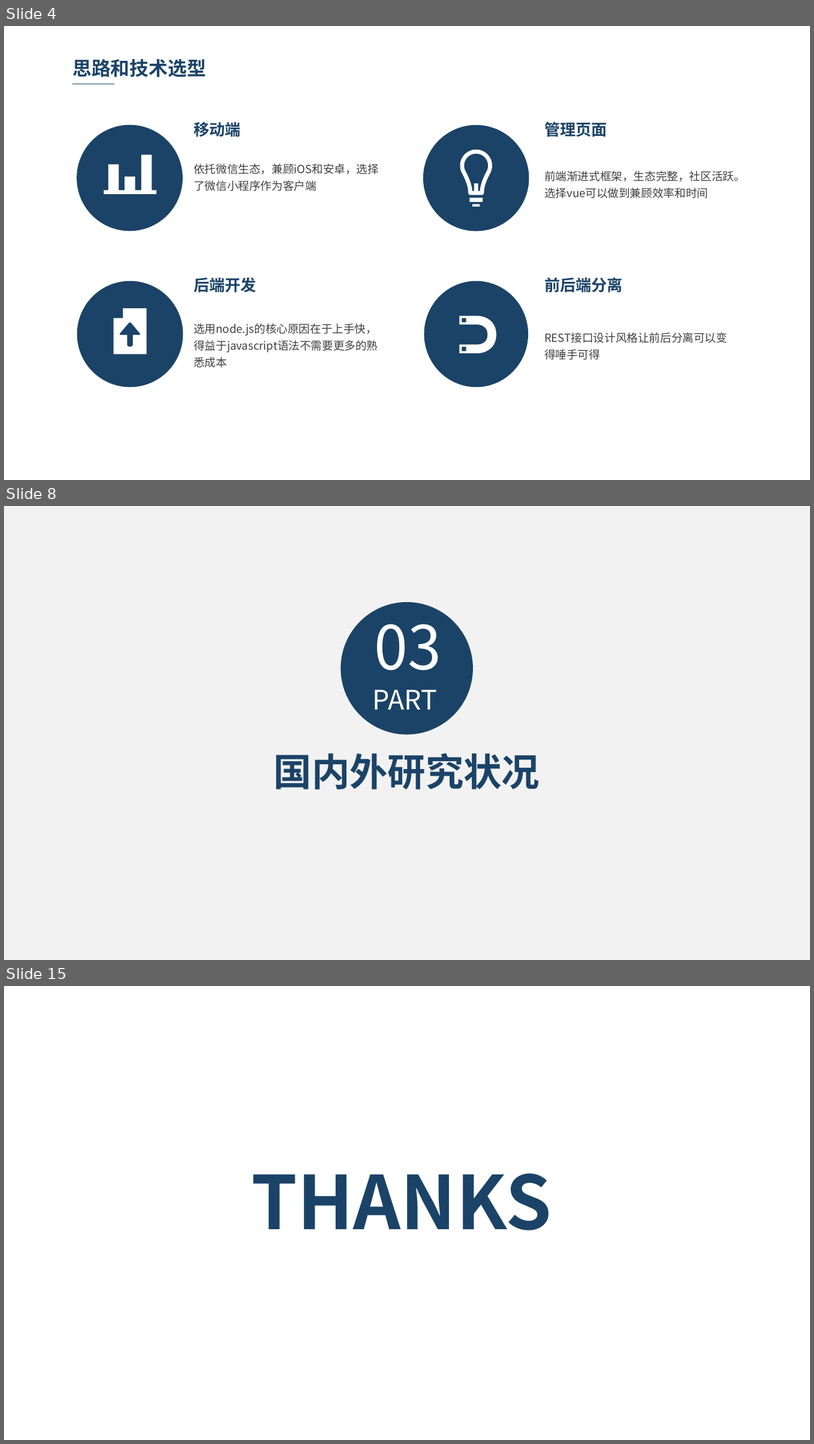
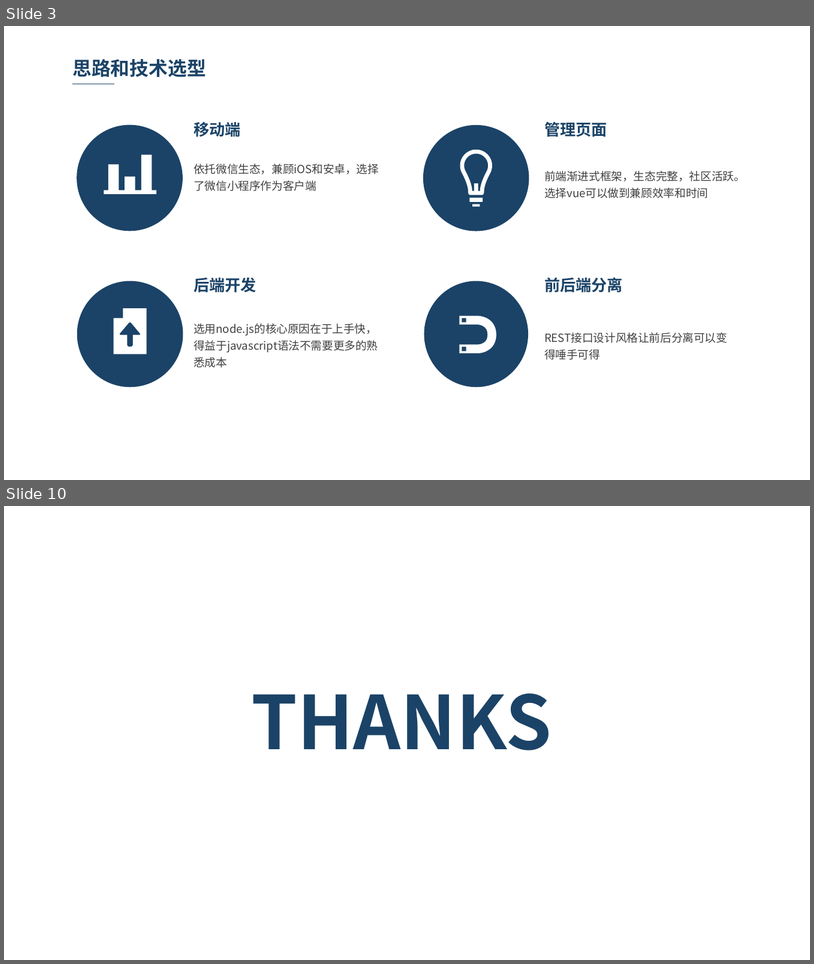
Before and after one commit to yaun369/Second-hand-transaction, a slide deck: 论文答辩.pptx. Shown one above the other, each under a label of ours: slides 4, 8 and 15 before the commit, slides 3 and 10 after it; the slides between them are not shown. The pictures are 814x1444 and 814x964 pixels, drawn with LibreOffice and Linux fonts; fonts in the diff are those of the drawing; background and template pictures are left out. Boxes give left, top, right and bottom in pixels: in the first picture for what was removed or moved away, otherwise in the second. Text is boxed around its words. In the diff, an @@ line names an element or a change of style, - is before the commit and + after.

```diff
--- a/论文答辩.pptx
+++ b/论文答辩.pptx
@@ slide 8 removed at (4, 506, 810, 960), background #F2F2F2 @@
@@ ellipse removed at (341, 602, 473, 734) @@
@@ text removed at (372, 607, 441, 709) @@
-03
-PART
@@ text removed at (274, 753, 540, 789) @@
-国内外研究状况
@@ what was slide 4 is now slide 3 @@
@@ what was slide 15 is now slide 10 @@
```
Also in this commit, not shown: 2 slides changed, 5 slides added, 9 other slides removed, 2 other files.
